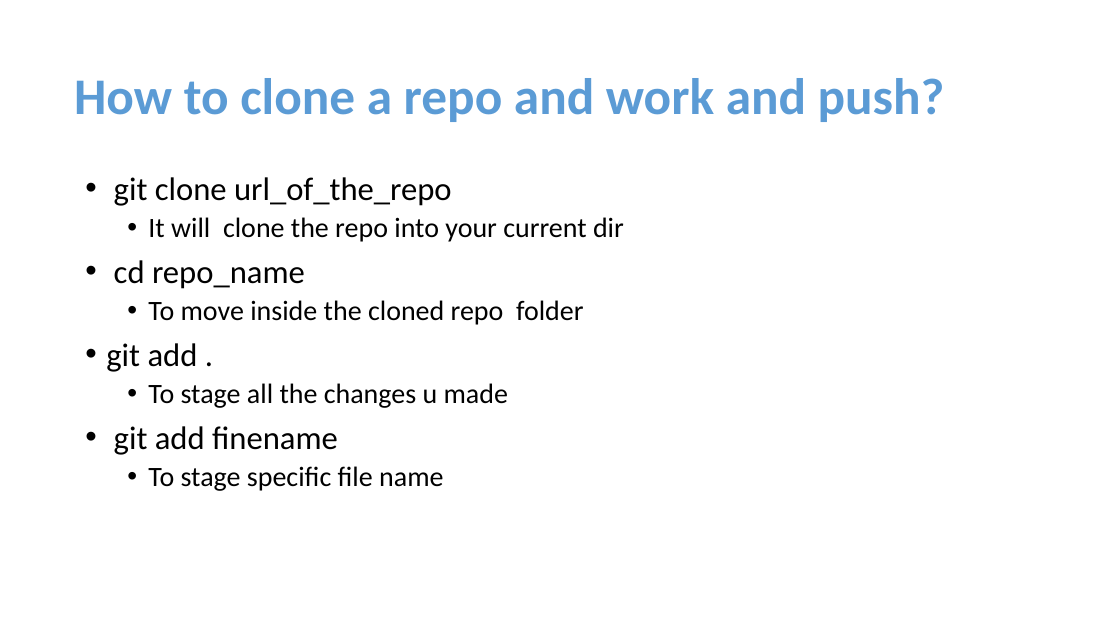
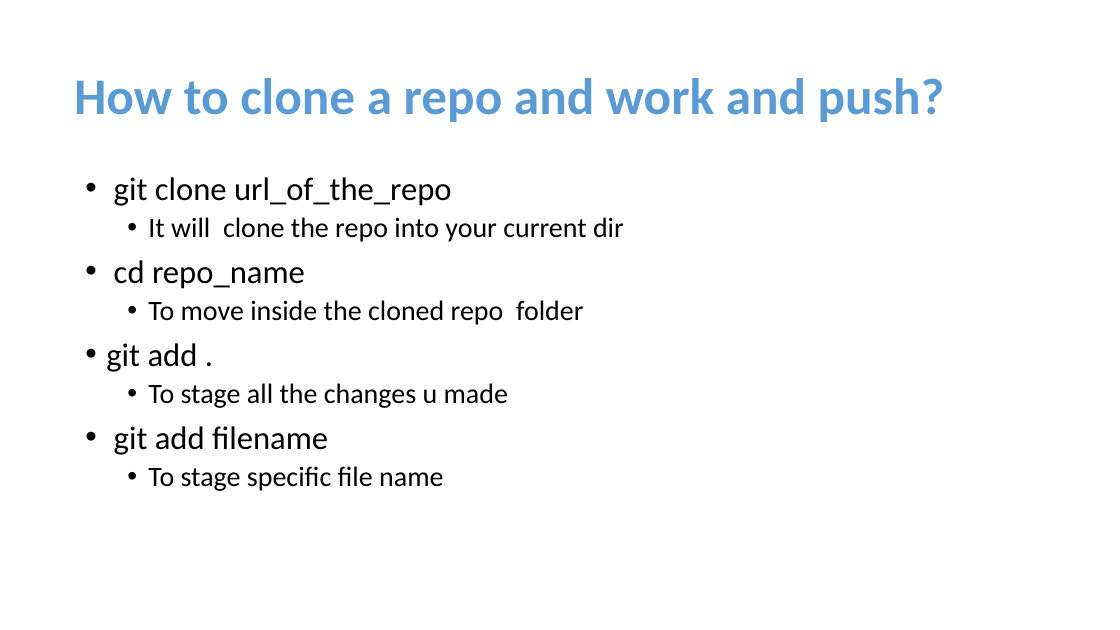
Before and after one commit to anasmoni/Learning-Git, a slide deck: slide 3 of My_Notes.pptx. Drawn at 1120x630 pixels with LibreOffice and Linux fonts; fonts in the diff are those of the drawing. Boxes give left, top, right and bottom in pixels: in the first picture for what was removed or moved away, otherwise in the second. Text is boxed around its words. In the diff, an @@ line names an element or a change of style, - is before the commit and + after.

```diff
--- a/My_Notes.pptx
+++ b/My_Notes.pptx
@@ text at (114, 426, 328, 455): text changed @@
-• git add finename
+• git add filename
```
Also in this commit, not shown: 1 other slide changed, 1 slide added.
